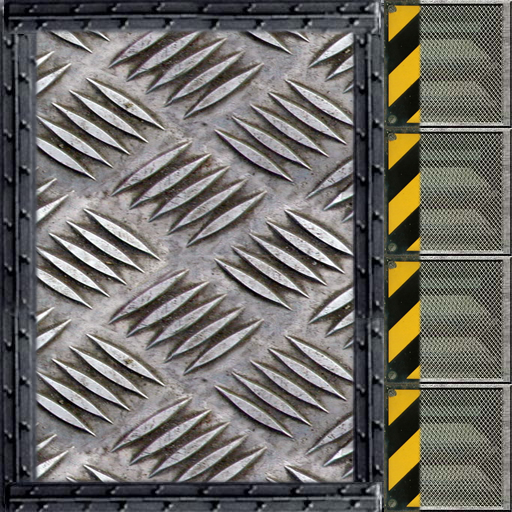
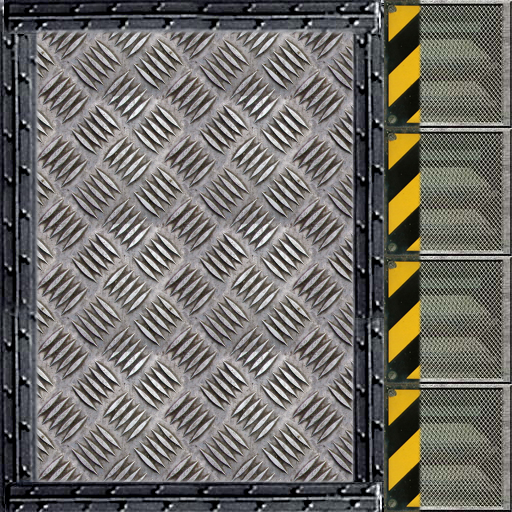
Layered file, before and after one edit (512px x 512px). Changes by layer:
painted on "Calque 3 copie 3" over [0, 0, 384, 512]
renamed "Calque 1 copie" to "Calque 4", painted on it over [0, 28, 384, 512]
removed layer "Calque 1" over [0, 0, 384, 256]
